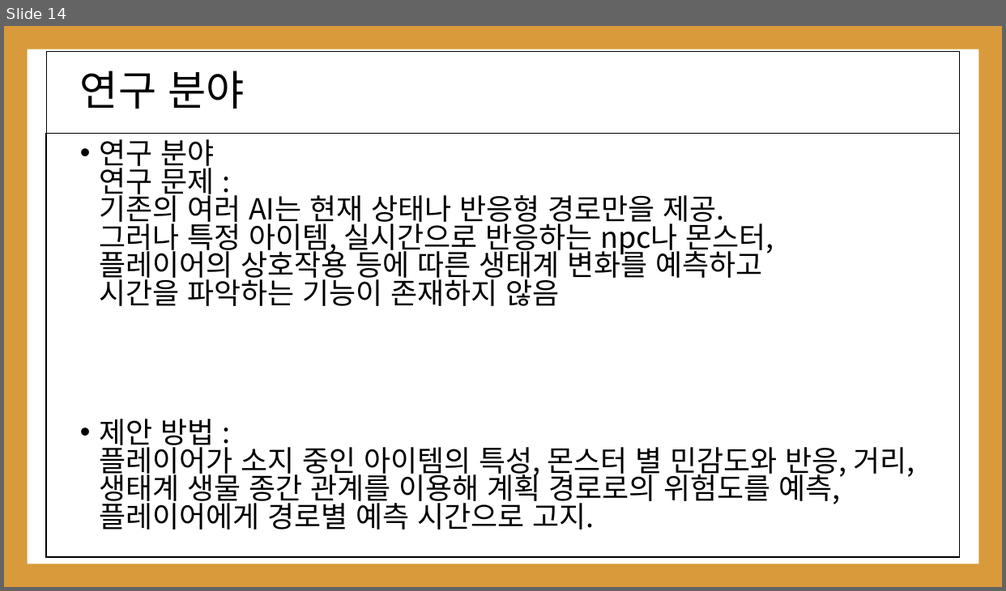
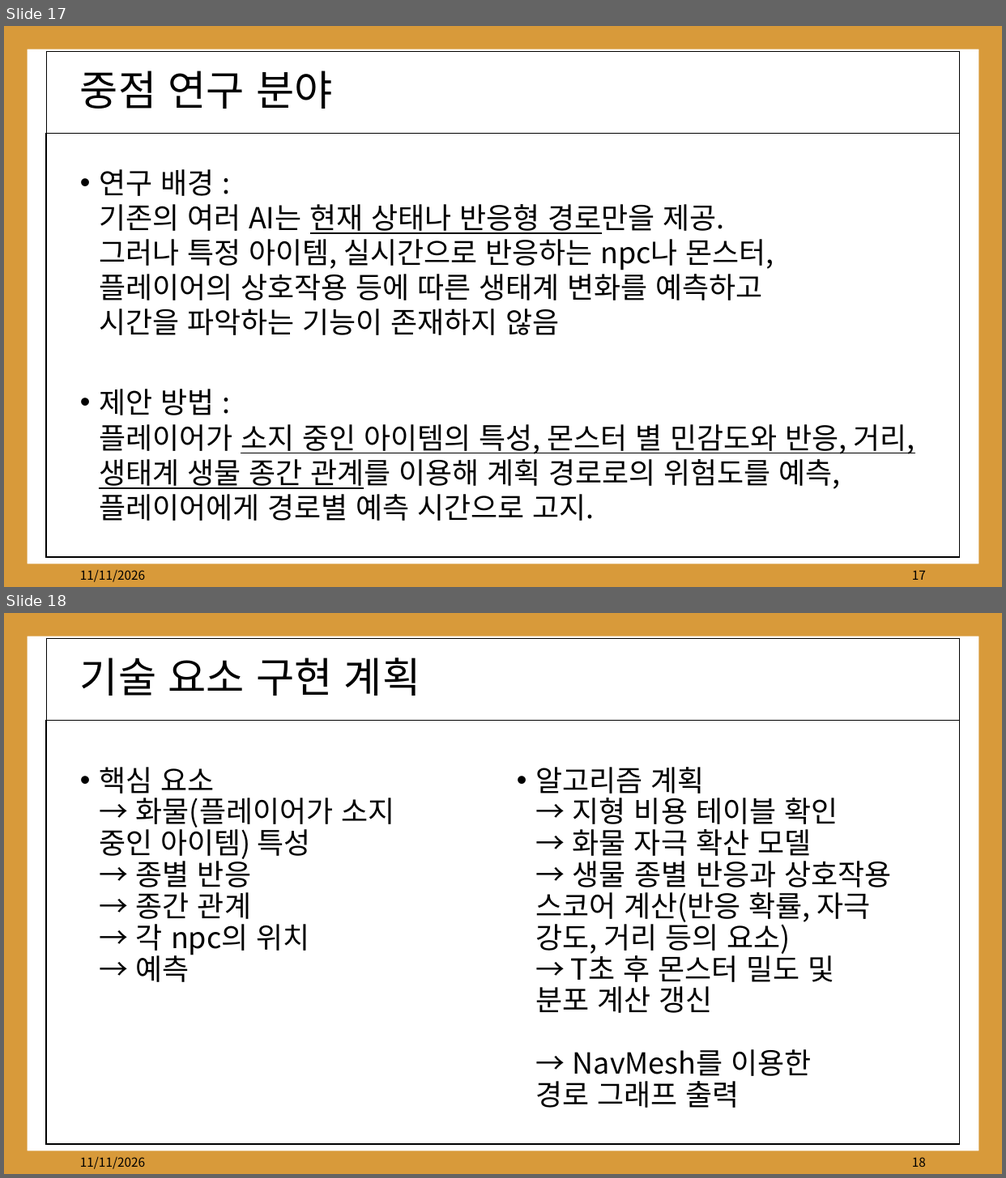
Before and after one commit to kwakyerin/2026_Graduation_Project, a slide deck: documents/HyunahKwon/01_works/01_designing/03_for_pt_professor/3차_배트와달트_정식제안서.pptx. Shown one above the other, each under a label of ours: slide 14 before the commit, slides 17 and 18 after it. The pictures are 1006x591 and 1006x1178 pixels, drawn with LibreOffice and Linux fonts; fonts in the diff are those of the drawing. Boxes give left, top, right and bottom in pixels: in the first picture for what was removed or moved away, otherwise in the second. Text is boxed around its words. In the diff, an @@ line names an element or a change of style, - is before the commit and + after.

Commit message:
제출 제안서 작성 중 60%
일부 회의 필요

```diff
--- a/documents/HyunahKwon/01_works/01_designing/03_for_pt_professor/3차_배트와달트_정식제안서.pptx
+++ b/documents/HyunahKwon/01_works/01_designing/03_for_pt_professor/3차_배트와달트_정식제안서.pptx
@@ slide 18 added at (4, 613, 1002, 1174), background #FFFFFF; not listed: 3 template elements that a slide beside it also shows @@
@@ title added at (80, 658, 420, 696), 40 pt, text #000000 @@
+기술 요소 구현 계획
@@ text added at (99, 767, 394, 982), 28 pt, text #000000 @@
+• 핵심 요소
+  → 화물(플레이어가 소지
+  중인 아이템) 특성
+  → 종별 반응
+  → 종간 관계
+  → 각 npc의 위치
+  → 예측
@@ text added at (535, 767, 891, 1108), 28 pt, text #000000 @@
+• 알고리즘 계획
+  → 지형 비용 테이블 확인
+  → 화물 자극 확산 모델
+  → 생물 종별 반응과 상호작용
+  스코어 계산(반응 확률, 자극 강도, 거리 등의 요소)
+  → T초 후 몬스터 밀도 및
+  분포 계산 갱신
+  → NavMesh를 이용한
+  경로 그래프 출력
@@ text added at (80, 1157, 145, 1169), 12 pt, text #000000 @@
+11/11/2026
@@ page number added at (912, 1157, 926, 1167), 12 pt, text #000000 @@
+18
@@ what was slide 14 is now slide 17 @@
@@ slide 17 changed as well @@
@@ title at (80, 71, 332, 109): text changed @@
-연구 분야
+중점 연구 분야
@@ text "연구 배경 : 기존의 여러 ..." at (99, 169, 915, 521): vertical alignment top to middle @@
@@ text at (99, 169, 774, 335): text changed @@
-• 연구 분야
-  연구 문제 :
-  기존의 여러 AI는 현재 상태나 반응형 경로만을 제공.
-  그러나 특정 아이템, 실시간으로 반응하는 npc나 몬스터,
-  플레이어의 상호작용 등에 따른 생태계 변화를 예측하고
-  시간을 파악하는 기능이 존재하지 않음
+• 연구 배경 :
+  기존의 여러 AI는 현재 상태나 반응형 경로만을 제공.
+  그러나 특정 아이템, 실시간으로 반응하는 npc나 몬스터,
+  플레이어의 상호작용 등에 따른 생태계 변화를 예측하고
+  시간을 파악하는 기능이 존재하지 않음
@@ text at (99, 389, 915, 521): underline on in "소지 중인 아이템의 특성, 몬스터 별 민감도와 ..."; line spacing 0.8 to 1 @@
@@ text added at (80, 570, 145, 582), 12 pt, text #000000 @@
+11/11/2026
@@ page number added at (912, 570, 926, 580), 12 pt, text #000000 @@
+17
```
Also in this commit, not shown: 16 other slides changed, 2 other slides added, 2 slides removed, 1 other file.
